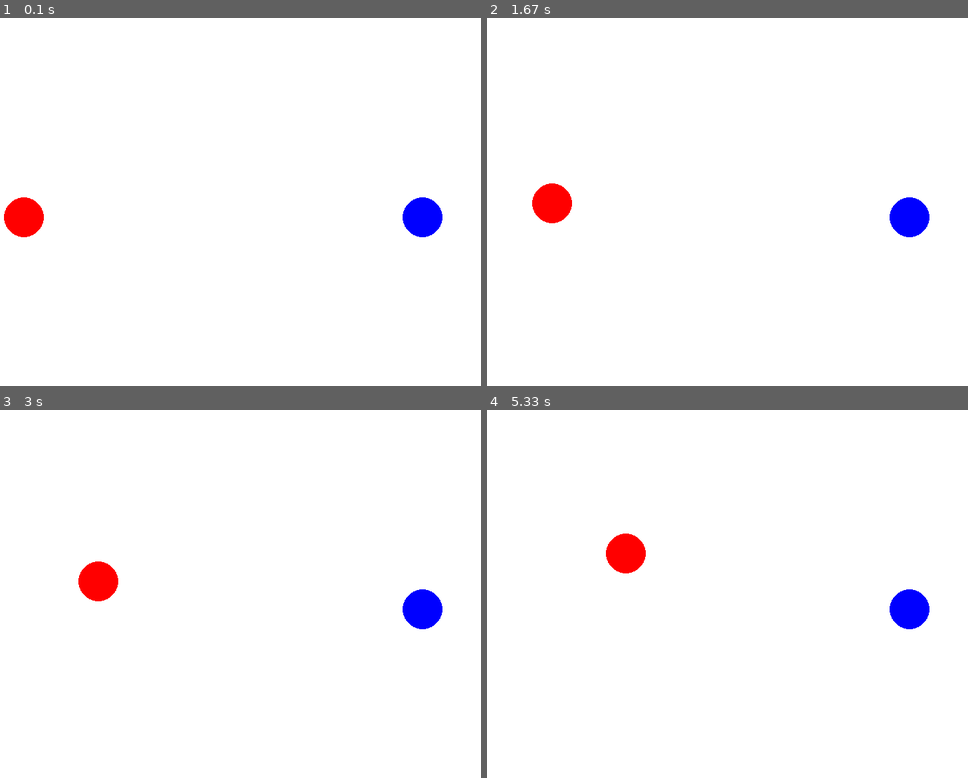
Above: before the commit, frames 1-4 (two rows, left to right).
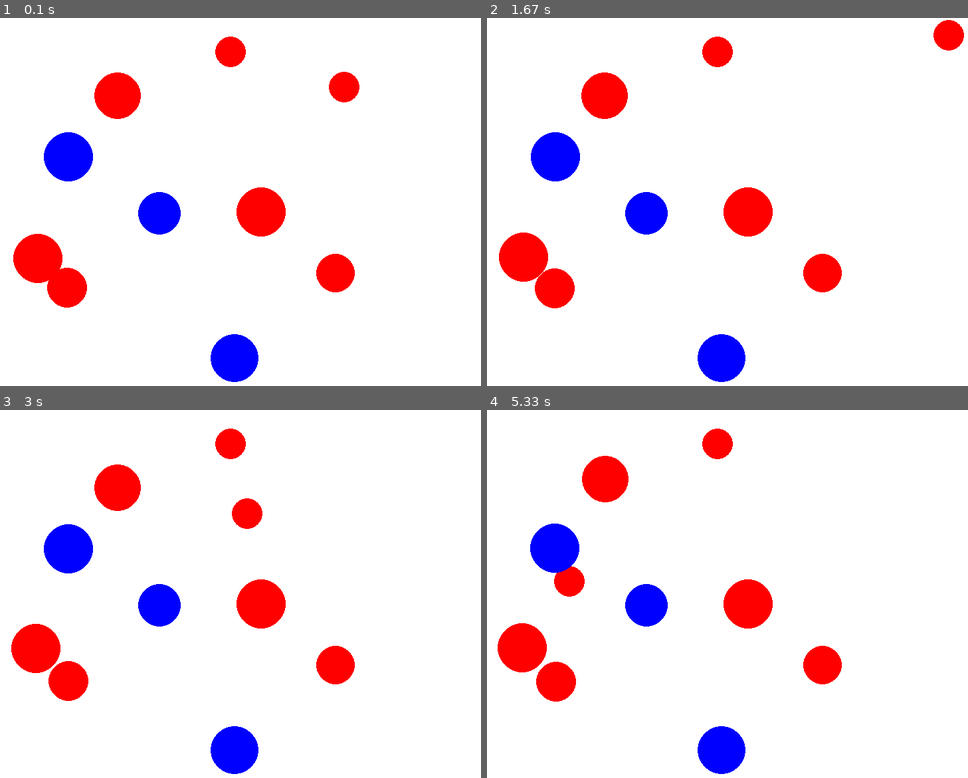
Above: after the commit, the same moments.

Repository: TOEGENT/pygame_project
Game: pygame game, started from main.py
The game is run twice, just before and just after one commit, with the same random seed, the same clock (stepped at 60 frames per second) and the same inputs.
Inputs:
- Up to frame 1 (0.1 s): no input
- Up to frame 2 (1.67 s): hold Right 0.33-0.8 s; hold Up 0.83-1.13 s; hold Right 1.17-1.63 s
- Up to frame 3 (3 s): hold Left 1.67-2.2 s; hold Down 2.23-2.53 s; hold Left 2.57-2.97 s
- Up to frame 4 (5.33 s): hold Up 3-3.37 s; hold Right 3.4-4.03 s; hold Down 4.07-4.43 s; hold Left 4.47-4.93 s; hold Right from 4.97 s (still down)

The runs differ from the first frame. In frame 1, 9.5% of the frame differs, in the area x 0-92%, y 5-99%; in frame 2, 9.5%, in the area x 2-100%, y 0-99%; in frame 3, 9.5%; in frame 4, 9.5%.

Commit message:
Добавил много шариков и силу отталкивания

Diff:
--- a/main.py
+++ b/main.py
@@ -3,7 +3,7 @@
 import pygame
 import sys
 import math
-
+import random
 
 
 pygame.init()
@@ -13,8 +13,8 @@
 clock = pygame.time.Clock()
 
 
-ACCELERATION = 100
-FRICTION = 0.0005
+ACCELERATION = 500
+FRICTION = 0.5
 FIXED_DT = 1/120
 accumulator = 0
 
@@ -38,9 +38,6 @@
         self.mass = mass
         self.velocity = [0,0]
 
-red_ball = Ball(Colors.RED,[100,300],30,1)
-blue_ball = Ball(Colors.BLUE,[700,300],30,1)
-
 
 
 
@@ -51,63 +48,53 @@
 
 
 
-    @staticmethod
-    def resolve_collision(ball, other):
-        # Вычисляем нормальный вектор
-
-        normal = [other.pos[0] - ball.pos[0], other.pos[1] - ball   .pos[1]]
-        distance = math.sqrt(normal[0]**2 + normal[1]**2)
-        if distance == 0:
-            return  # Избегаем деления на ноль
-        normal[0] /= distance
-        normal[1] /= distance
-
-        # Вычисляем относительную скорость
-        relative_velocity = [ball.velocity[0] - other.velocity[0],
-                             ball.velocity[1] - other.velocity[1]]
-
-        # Вычисляем скорость по нормали
-        velocity_along_normal = relative_velocity[0] * normal[0] + relative_velocity[1] * normal[1]
-
-        if velocity_along_normal > 0:
-            return  # Шары уже разлетаются
-
-        # Вычисляем коэффициент упругости (для идеального столкновения он равен 1)
-        restitution = 1
-
-        # Вычисляем импульс
-        impulse_scalar = -(1 + restitution) * velocity_along_normal
-        impulse_scalar /= (1 / ball.mass + 1 / other.mass)
-
-        impulse = [impulse_scalar * normal[0], impulse_scalar * normal[1]]
-
-        # Применяем импульс к шарам
-        ball.velocity[0] += impulse[0] / ball.mass
-        ball.velocity[1] += impulse[1] / ball.mass
-        other.velocity[0] -= impulse[0] / other.mass
-        other.velocity[1] -= impulse[1] / other.mass
-
-    def check_collisions(self):
 
 
+    def apply_forces(self,dt):
         for i in range(len(self.entities)):
-            entity1 = self.entities[i]
+            a = self.entities[i]
 
             for j in range(i+1, len(self.entities)):
-                entity2 = self.entities[j]
-                dx = entity1.pos[0] - entity2.pos[0]
-                dy = entity1.pos[1] - entity2.pos[1]
+                b = self.entities[j]
+                dx = a.pos[0] - b.pos[0]
+                dy = a.pos[1] - b.pos[1]
                 distance = math.sqrt(dx**2 + dy**2)
 
-                if distance < entity1.radius + entity2.radius:
-                    self.resolve_collision(entity1, entity2)
+                if distance==0:
+                    continue
 
-            if entity1.pos[0] - entity1.radius < 0 or entity1.pos[0] + entity1.radius > 800:
-                entity1.velocity[0] = -entity1.velocity[0]
-                entity1.pos[0] = max(entity1.radius, min(screen.get_width() - entity1.radius, entity1.pos[0]))
-            if entity1.pos[1] - entity1.radius < 0 or entity1.pos[1] + entity1.radius > 600:
-                entity1.velocity[1] = -entity1.velocity[1]
-                entity1.pos[1] = max(entity1.radius, min(screen.get_height() - entity1.radius, entity1.pos[1]))
+                nx = dx / distance
+                ny = dy / distance
+
+                R = a.radius + b.radius
+                overlap = R - distance
+                if overlap > 0:
+                    force = overlap * (a.mass * b.mass) / (a.mass + b.mass)
+                    fx = nx * force
+                    fy = ny * force
+
+                    a.velocity[0] += fx / a.mass * dt
+                    a.velocity[1] += fy / a.mass * dt
+                    b.velocity[0] -= fx / b.mass * dt
+                    b.velocity[1] -= fy / b.mass * dt
+
+    def apply_boundaries(self,dt):
+        w,h = screen.get_size()
+
+        for entity in self.entities:
+            if entity.pos[0] - entity.radius < 0:
+                entity.pos[0] = entity.radius
+                entity.velocity[0] *= -0.5
+            elif entity.pos[0] + entity.radius > w:
+                entity.pos[0] = w - entity.radius
+                entity.velocity[0] *= -0.5
+
+            if entity.pos[1] - entity.radius < 0:
+                entity.pos[1] = entity.radius
+                entity.velocity[1] *= -0.5
+            elif entity.pos[1] + entity.radius > h:
+                entity.pos[1] = h - entity.radius
+                entity.velocity[1] *= -0.5
 
     def check_input(self, dt):
         keys = pygame.key.get_pressed()
@@ -130,18 +117,25 @@
     def update(self, dt):
         self.check_input(dt)
 
+        self.apply_forces(dt)
+
         for entity in self.entities:
 
-            entity.velocity[0] *= (1 - FRICTION)
+            entity.velocity[0] *= (1 - FRICTION*dt)
+            entity.velocity[1] *= (1 - FRICTION*dt)
 
             entity.pos[0] += entity.velocity[0] * dt
             entity.pos[1] += entity.velocity[1] * dt
 
-        self.check_collisions()
+        self.apply_boundaries(dt)
+
 
 
 running=True
-enitites=[red_ball,blue_ball]
+
+
+balls = [Ball(random.choice([Colors.RED, Colors.BLUE]), [random.randint(50, 750), random.randint(50, 550)], random.randint(20, 40), random.randint(1, 5)) for _ in range(10)]
+enitites=balls
 game_state = GameState(enitites)
 
 
@@ -161,8 +155,8 @@
 
     # Отрисовка
     screen.fill(Colors.WHITE)
-    pygame.draw.circle(screen,red_ball.color,red_ball.pos,red_ball.radius)
-    pygame.draw.circle(screen,blue_ball.color,blue_ball.pos,blue_ball.radius)
+    for ball in game_state.entities:
+        pygame.draw.circle(screen, ball.color, (int(ball.pos[0]), int(ball.pos[1])), ball.radius)
 
     # Обновление кадра
     pygame.display.flip()
